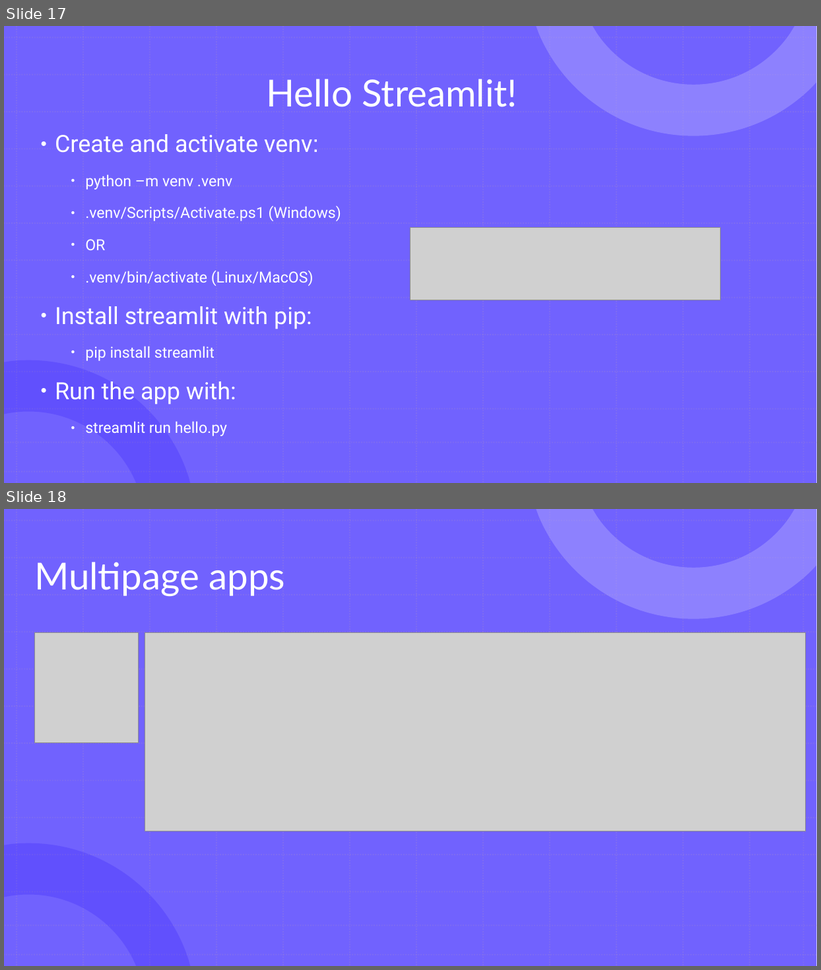
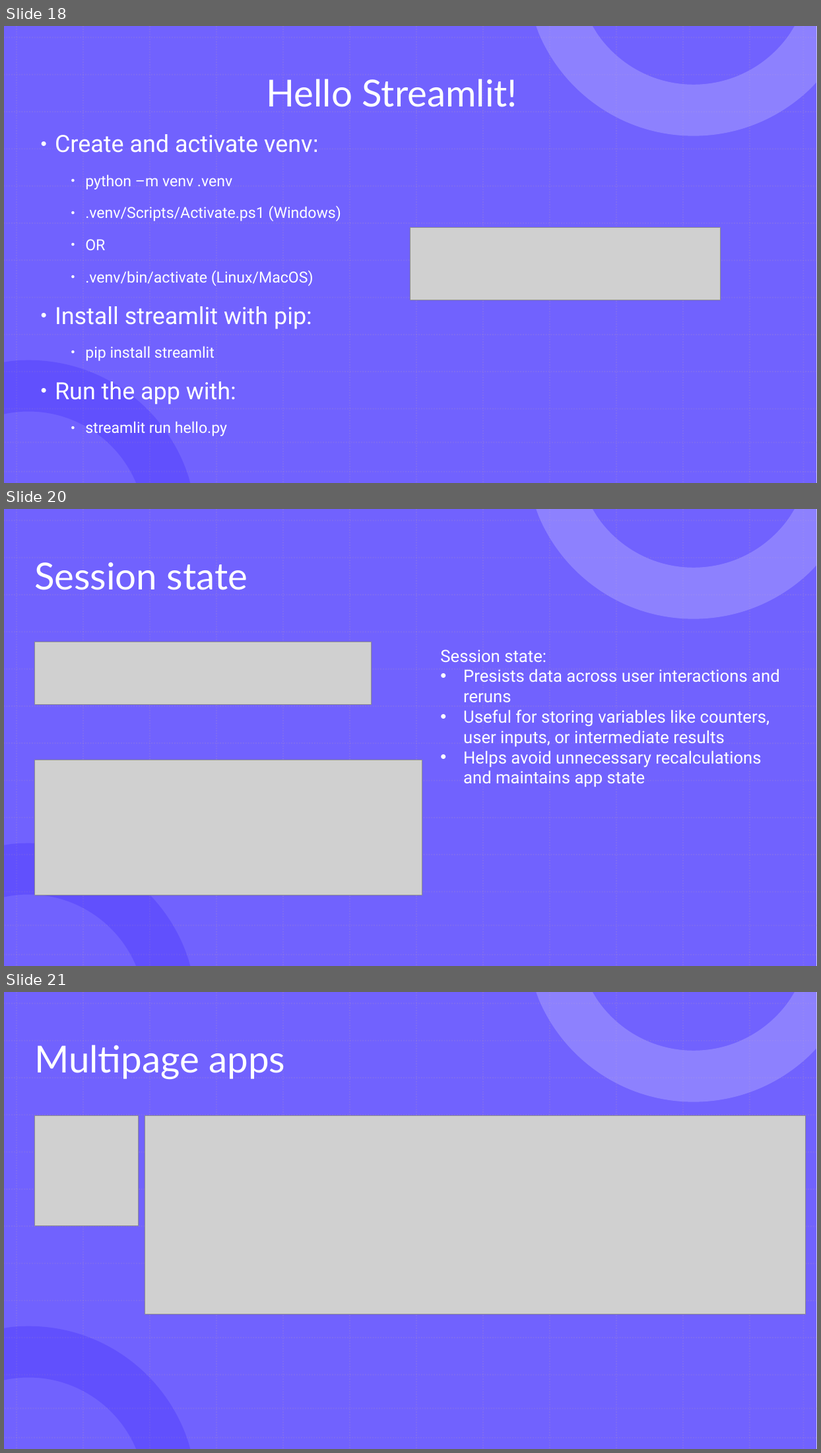
Before and after one commit to Soplicow/streamlit-dash, a slide deck: Dash-Streamlit_Presentation.pptx. Shown one above the other, each under a label of ours: slides 17 and 18 before the commit, slides 18, 20 and 21 after it; the slides between them are not shown. The pictures are 821x970 and 821x1453 pixels, drawn with LibreOffice and Linux fonts; fonts in the diff are those of the drawing; grey boxes stand for pictures. Boxes give left, top, right and bottom in pixels: in the first picture for what was removed or moved away, otherwise in the second. Text is boxed around its words. In the diff, an @@ line names an element or a change of style, - is before the commit and + after.

```diff
--- a/Dash-Streamlit_Presentation.pptx
+++ b/Dash-Streamlit_Presentation.pptx
@@ slide 20 added at (4,509,817,966), background #FFFFFF; not listed: 29 template elements that a slide beside it also shows @@
@@ title added at (34,562,248,590), 44 pt, text #FFFFFF @@
+Session state
@@ picture added at (34,642,371,704) @@
@@ text added at (440,650,780,787), 20 pt, text #FFFFFF @@
+Session state:
+• Presists data across user interactions and reruns
+• Useful for storing variables like counters, user inputs, or intermediate results
+• Helps avoid unnecessary recalculations and maintains app state
@@ picture added at (34,760,422,895) @@
@@ what was slide 17 is now slide 18 @@
@@ what was slide 18 is now slide 21 @@
```
Also in this commit, not shown: 2 other slides added, 1 other file.
